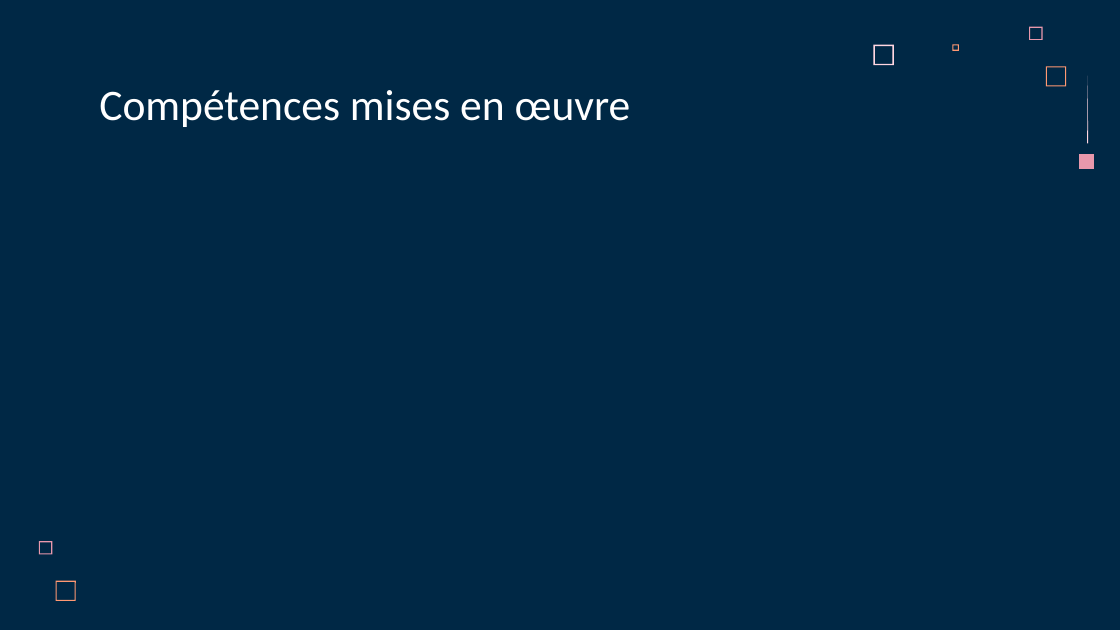
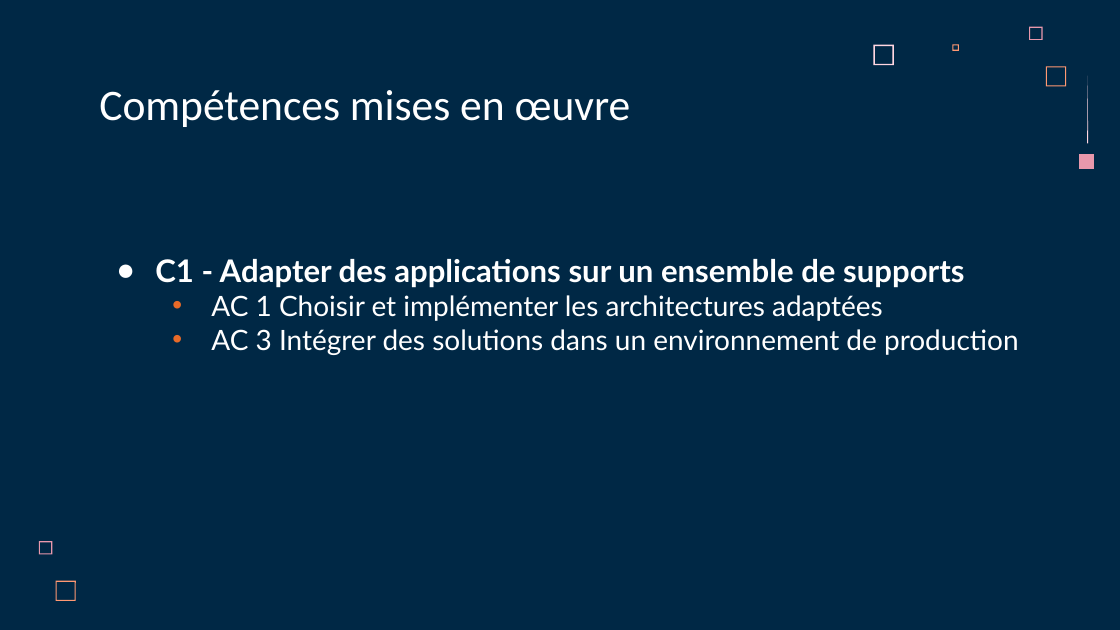
Before and after one commit to LoicSERRE/Projet-annuel-BUT3, a slide deck: slide 11 of Revue de projet/Diapo revue de projet.pptx (slide 12 before the commit). Drawn at 1120x630 pixels with LibreOffice and Linux fonts; fonts in the diff are those of the drawing. Boxes give left, top, right and bottom in pixels: in the first picture for what was removed or moved away, otherwise in the second. Text is boxed around its words. In the diff, an @@ line names an element or a change of style, - is before the commit and + after.

```diff
--- a/Revue de projet/Diapo revue de projet.pptx
+++ b/Revue de projet/Diapo revue de projet.pptx
@@ subtitle added at (155,259,1019,355), 18 pt, text #FFFFFF @@
+● C1 - Adapter des applications sur un ensemble de supports
+  • AC 1 Choisir et implémenter les architectures adaptées
+  • AC 3 Intégrer des solutions dans un environnement de production
```
Also in this commit, not shown: 4 other slides changed, 5 slides added, 3 slides removed.
